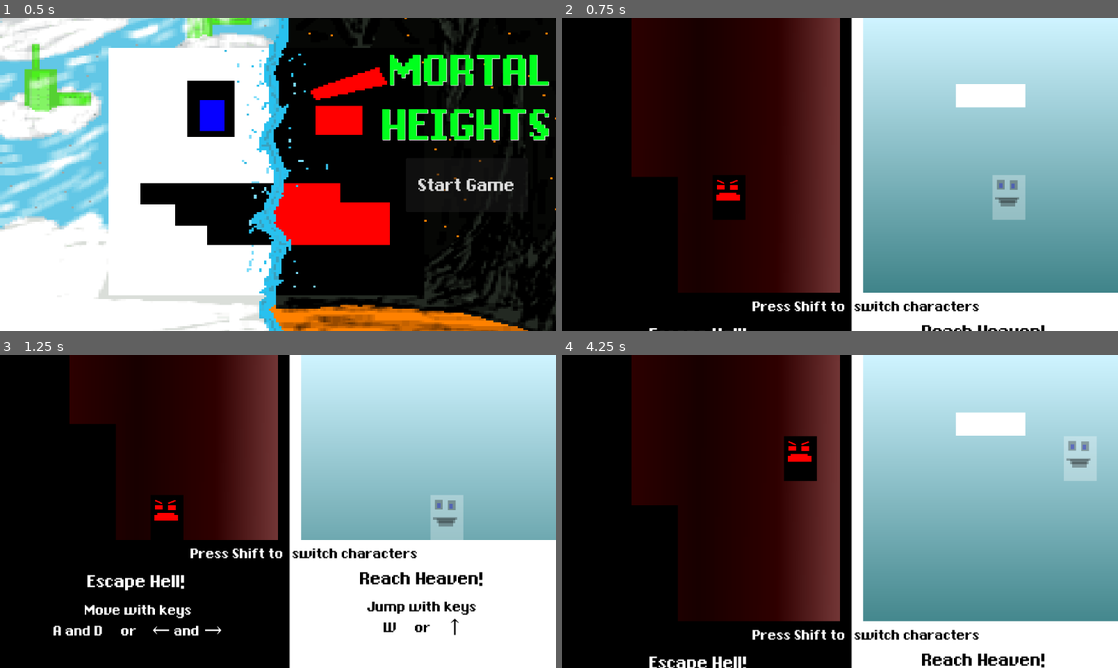
Above: before the commit, frames 1-4 (two rows, left to right).
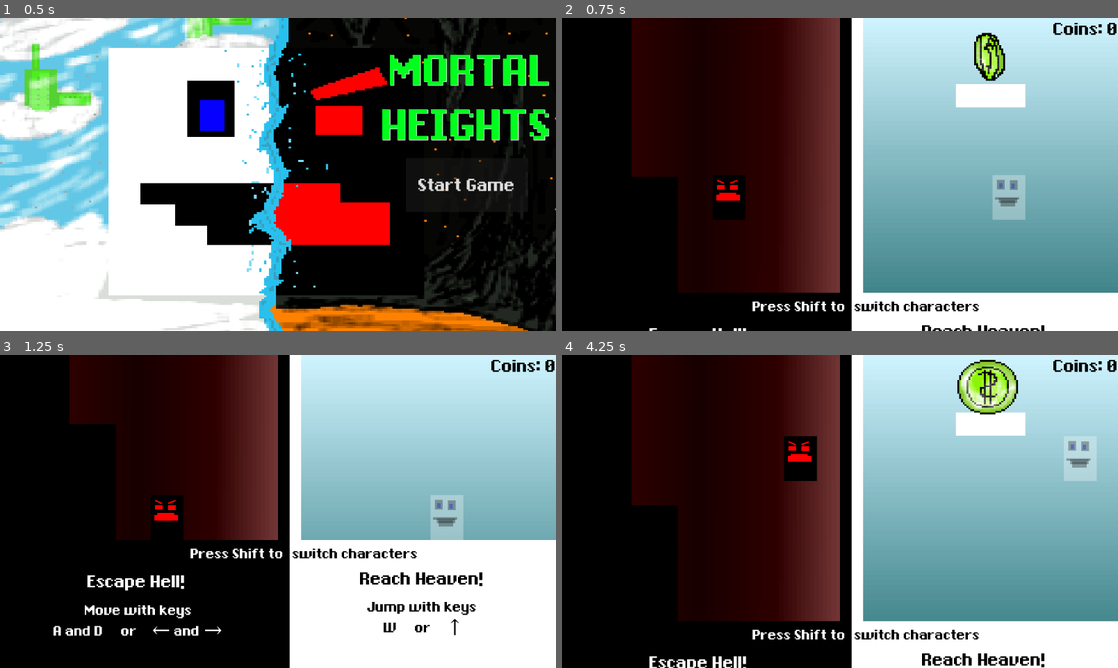
Above: after the commit, the same moments.

Repository: stefiscool/parrallel-platformer
Game: Godot game, scene res://scenes/title.tscn
Two runs of this game, one before a commit and one after it. Both use one fixed random seed, a clock stepped at 60 frames per second and the inputs below.
Inputs:
- Up to frame 1 (0.5 s): no input
- Up to frame 2 (0.75 s): click "Start Game" at 0.5 s
- Up to frame 3 (1.25 s): no input
- Up to frame 4 (4.25 s): hold Right (right) 1.28-2.78 s; tap Shift (switch) every 0.75 s from 1.35 to 3.6 s; tap W (jump) at 1.52, 2.27, 3.77 s; hold A (left) 2.78-3.53 s; hold Right (right) from 3.53 s (still down)

Frame 1 is identical in both runs. In frame 2, 1.2% of the frame differs, in the area x 15-100%, y 0-100%; in frame 3, 1.3%; in frame 4, 2.5%.

Commit message:
Added sprites to cannon,platform, and added coins on the heaven side

Diff:
--- a/Global.gd
+++ b/Global.gd
@@ -2,3 +2,4 @@
 
 var controllingleft = true
 var hidden_opacity = 0.3
+var coins = 0
--- a/project.godot
+++ b/project.godot
@@ -50,3 +50,7 @@
 "events": [Object(InputEventKey,"resource_local_to_scene":false,"resource_name":"","device":-1,"window_id":0,"alt_press …(182 unchanged characters)…
 ]
 }
+
+[rendering]
+
+textures/canvas_textures/default_texture_filter=0
--- a/scenes/cannon.tscn
+++ b/scenes/cannon.tscn
@@ -2,8 +2,8 @@
 
 [ext_resource type="PackedScene" uid="uid://dhu0cyhvhykk8" path="res://scenes/cannonball.tscn" id="1_inb1x"]
 [ext_resource type="Script" path="res://scripts/cannon.gd" id="1_wd3nx"]
-[ext_resource type="Theme" uid="uid://barwqdk4c6gp3" path="res://assets/theme.tres" id="2_lxtvp"]
 [ext_resource type="AudioStream" uid="uid://dunpiqs8nugs0" path="res://assets/cannon_fire_sfx.mp3" id="2_umblx"]
+[ext_resource type="Texture2D" uid="uid://b57wvuupdbu05" path="res://assets/cannon.png" id="4_58pl2"]
 
 [sub_resource type="Animation" id="Animation_57xov"]
 length = 0.001
@@ -77,27 +77,10 @@
 position = Vector2(70, 10.5)
 shape = SubResource("RectangleShape2D_eyhyd")
 
-[node name="ColorRect" type="ColorRect" parent="."]
-offset_left = -12.0
-offset_top = -24.0
-offset_right = 148.0
-offset_bottom = 47.0
-color = Color(0.20033, 0.20033, 0.20033, 1)
-
-[node name="ColorRect2" type="ColorRect" parent="."]
-offset_left = -23.0
-offset_top = -12.0
-offset_right = -13.0
-offset_bottom = 39.0
-color = Color(0.0534209, 0.0534209, 0.0534209, 1)
-
-[node name="Label" type="Label" parent="."]
-offset_left = -8.0
-offset_right = 136.0
-offset_bottom = 23.0
-theme = ExtResource("2_lxtvp")
-theme_override_font_sizes/font_size = 25
-text = "cannon of doom"
-
 [node name="CannonFireSFX" type="AudioStreamPlayer" parent="."]
 bus = &"SFX"
+
+[node name="Cannon" type="Sprite2D" parent="."]
+position = Vector2(61, 14)
+scale = Vector2(2.86816, 2.93945)
+texture = ExtResource("4_58pl2")
--- a/scenes/cannonball.tscn
+++ b/scenes/cannonball.tscn
@@ -1,7 +1,7 @@
-[gd_scene load_steps=3 format=3 uid="uid://dhu0cyhvhykk8"]
+[gd_scene load_steps=4 format=3 uid="uid://dhu0cyhvhykk8"]
 
 [ext_resource type="Script" path="res://scripts/cannonball.gd" id="1_a7s5t"]
-
+[ext_resource type="Texture2D" uid="uid://bqp68fxt2m4mm" path="res://assets/cannonball.png" id="2_pkvwx"]
 
 [sub_resource type="CircleShape2D" id="CircleShape2D_8ogxv"]
 radius = 16.0312
@@ -12,11 +12,7 @@
 [node name="CollisionShape2D" type="CollisionShape2D" parent="."]
 shape = SubResource("CircleShape2D_8ogxv")
 
-[node name="ColorRect" type="ColorRect" parent="."]
-offset_left = -17.0
-offset_top = -18.0
-offset_right = 20.0
-offset_bottom = 16.0
-color = Color(1, 0, 0, 1)
+[node name="Cannonball" type="Sprite2D" parent="."]
+texture = ExtResource("2_pkvwx")
 
 [connection signal="body_entered" from="." to="." method="_on_body_entered"]
--- /dev/null
+++ b/scenes/coin.tscn
@@ -0,0 +1,114 @@
+[gd_scene load_steps=17 format=3 uid="uid://63wgyoy41k7r"]
+
+[ext_resource type="Script" path="res://scripts/coin.gd" id="1_1ht0x"]
+[ext_resource type="Texture2D" uid="uid://bvju0v185ys4u" path="res://assets/coin.png" id="1_03t5m"]
+
+[sub_resource type="CircleShape2D" id="CircleShape2D_ntmmd"]
+radius = 53.0094
+
+[sub_resource type="AtlasTexture" id="AtlasTexture_jh3mg"]
+atlas = ExtResource("1_03t5m")
+region = Rect2(0, 0, 32, 32)
+
+[sub_resource type="AtlasTexture" id="AtlasTexture_knafb"]
+atlas = ExtResource("1_03t5m")
+region = Rect2(32, 0, 32, 32)
+
+[sub_resource type="AtlasTexture" id="AtlasTexture_mhw7k"]
+atlas = ExtResource("1_03t5m")
+region = Rect2(64, 0, 32, 32)
+
+[sub_resource type="AtlasTexture" id="AtlasTexture_1skmy"]
+atlas = ExtResource("1_03t5m")
+region = Rect2(0, 32, 32, 32)
+
+[sub_resource type="AtlasTexture" id="AtlasTexture_goq4j"]
+atlas = ExtResource("1_03t5m")
+region = Rect2(32, 32, 32, 32)
+
+[sub_resource type="AtlasTexture" id="AtlasTexture_ygv3o"]
+atlas = ExtResource("1_03t5m")
+region = Rect2(64, 32, 32, 32)
+
+[sub_resource type="AtlasTexture" id="AtlasTexture_unt72"]
+atlas = ExtResource("1_03t5m")
+region = Rect2(0, 64, 32, 32)
+
+[sub_resource type="AtlasTexture" id="AtlasTexture_ew6lc"]
+atlas = ExtResource("1_03t5m")
+region = Rect2(32, 64, 32, 32)
+
+[sub_resource type="AtlasTexture" id="AtlasTexture_tsgir"]
+atlas = ExtResource("1_03t5m")
+region = Rect2(64, 64, 32, 32)
+
+[sub_resource type="AtlasTexture" id="AtlasTexture_wq45r"]
+atlas = ExtResource("1_03t5m")
+region = Rect2(0, 96, 32, 32)
+
+[sub_resource type="AtlasTexture" id="AtlasTexture_45hnd"]
+atlas = ExtResource("1_03t5m")
+region = Rect2(32, 96, 32, 32)
+
+[sub_resource type="AtlasTexture" id="AtlasTexture_poiag"]
+atlas = ExtResource("1_03t5m")
+region = Rect2(64, 96, 32, 32)
+
+[sub_resource type="SpriteFrames" id="SpriteFrames_iftkh"]
+animations = [{
+"frames": [{
+"duration": 1.0,
+"texture": SubResource("AtlasTexture_jh3mg")
+}, {
+"duration": 1.0,
+"texture": SubResource("AtlasTexture_knafb")
+}, {
+"duration": 1.0,
+"texture": SubResource("AtlasTexture_mhw7k")
+}, {
+"duration": 1.0,
+"texture": SubResource("AtlasTexture_1skmy")
+}, {
+"duration": 1.0,
+"texture": SubResource("AtlasTexture_goq4j")
+}, {
+"duration": 1.0,
+"texture": SubResource("AtlasTexture_ygv3o")
+}, {
+"duration": 1.0,
+"texture": SubResource("AtlasTexture_unt72")
+}, {
+"duration": 1.0,
+"texture": SubResource("AtlasTexture_ew6lc")
+}, {
+"duration": 1.0,
+"texture": SubResource("AtlasTexture_tsgir")
+}, {
+"duration": 1.0,
+"texture": SubResource("AtlasTexture_wq45r")
+}, {
+"duration": 1.0,
+"texture": SubResource("AtlasTexture_45hnd")
+}, {
+"duration": 1.0,
+"texture": SubResource("AtlasTexture_poiag")
+}],
+"loop": true,
+"name": &"default",
+"speed": 25.0
+}]
+
+[node name="Coin" type="Area2D"]
+script = ExtResource("1_1ht0x")
+
+[node name="CollisionShape2D" type="CollisionShape2D" parent="."]
+shape = SubResource("CircleShape2D_ntmmd")
+
+[node name="AnimatedSprite2D" type="AnimatedSprite2D" parent="."]
+position = Vector2(1.90735e-06, 2)
+scale = Vector2(3.96094, 3.52344)
+sprite_frames = SubResource("SpriteFrames_iftkh")
+autoplay = "default"
+frame_progress = 0.790222
+
+[connection signal="body_entered" from="." to="." method="_on_body_entered"]
--- a/scenes/movingplatform.tscn
+++ b/scenes/movingplatform.tscn
@@ -1,18 +1,41 @@
-[gd_scene load_steps=2 format=3 uid="uid://dy6611tb38e5g"]
+[gd_scene load_steps=6 format=3 uid="uid://dy6611tb38e5g"]
+
+[ext_resource type="Texture2D" uid="uid://bk7h442hownt3" path="res://assets/platform.png" id="1_saymg"]
 
 [sub_resource type="RectangleShape2D" id="RectangleShape2D_4s4sp"]
 size = Vector2(242, 32)
 
+[sub_resource type="AtlasTexture" id="AtlasTexture_8e70d"]
+atlas = ExtResource("1_saymg")
+region = Rect2(0, 0, 64, 32)
+
+[sub_resource type="AtlasTexture" id="AtlasTexture_xb0gh"]
+atlas = ExtResource("1_saymg")
+region = Rect2(0, 32, 64, 32)
+
+[sub_resource type="SpriteFrames" id="SpriteFrames_ws8co"]
+animations = [{
+"frames": [{
+"duration": 1.0,
+"texture": SubResource("AtlasTexture_8e70d")
+}, {
+"duration": 1.0,
+"texture": SubResource("AtlasTexture_xb0gh")
+}],
+"loop": true,
+"name": &"default",
+"speed": 5.0
+}]
+
 [node name="Movingplatform" type="AnimatableBody2D"]
-
-[node name="ColorRect" type="ColorRect" parent="."]
-offset_left = -120.0
-offset_top = 3.0
-offset_right = 120.0
-offset_bottom = 35.0
-color = Color(0, 0.223529, 0, 1)
 
 [node name="CollisionShape2D" type="CollisionShape2D" parent="."]
 position = Vector2(1, 21)
 shape = SubResource("RectangleShape2D_4s4sp")
 one_way_collision = true
+
+[node name="AnimatedSprite2D" type="AnimatedSprite2D" parent="."]
+position = Vector2(0.749995, 32.5)
+scale = Vector2(3.94531, 3.15625)
+sprite_frames = SubResource("SpriteFrames_ws8co")
+autoplay = "default"
--- a/scenes/world.tscn
+++ b/scenes/world.tscn
@@ -6,13 +6,15 @@
 [ext_resource type="Script" path="res://scripts/Camera2D.gd" id="3_7iw7k"]
 [ext_resource type="PackedScene" uid="uid://b7krp413bgjm8" path="res://scenes/secondplayer.tscn" id="4_shj87"]
 [ext_resource type="PackedScene" uid="uid://dy6611tb38e5g" path="res://scenes/movingplatform.tscn" id="5_nxnnq"]
-[ext_resource type="PackedScene" path="res://scenes/heaven_background.tscn" id="7_6cbi7"]
-[ext_resource type="PackedScene" path="res://scenes/hell_background.tscn" id="8_yb70b"]
+[ext_resource type="PackedScene" uid="uid://63wgyoy41k7r" path="res://scenes/coin.tscn" id="5_q5lp0"]
+[ext_resource type="PackedScene" uid="uid://cqxtq0ek8p0pe" path="res://scenes/heaven_background.tscn" id="7_6cbi7"]
+[ext_resource type="PackedScene" uid="uid://bbrgwnkrxpms7" path="res://scenes/hell_background.tscn" id="8_yb70b"]
 [ext_resource type="Theme" uid="uid://barwqdk4c6gp3" path="res://assets/theme.tres" id="9_p5sok"]
 [ext_resource type="Script" path="res://scripts/Victory.gd" id="10_apw7l"]
 [ext_resource type="AudioStream" uid="uid://b1y5ofm858ls7" path="res://assets/Heaven_music.mp3" id="11_71usy"]
 [ext_resource type="AudioStream" uid="uid://b4ojjg0q5v2pp" path="res://assets/Hell_music.mp3" id="12_odgp1"]
 [ext_resource type="AudioStream" uid="uid://cfqjct3leuahm" path="res://assets/jump_sfx.mp3" id="13_r0e52"]
+[ext_resource type="Script" path="res://scripts/Coincounter.gd" id="14_fk56f"]
 
 [sub_resource type="Gradient" id="Gradient_g7ebt"]
 colors = PackedColorArray(0.6, 0.6, 0.6, 1, 0.6, 0.6, 0.6, 1)
@@ -810,6 +812,44 @@
 format = 2
 layer_0/tile_data = PackedInt32Array(524288, 458752, 7, 524289, 458752, 7, 524290, 458752, 7, 524291, 458752, 7, 524292 …(27578 unchanged characters)…
 
+[node name="Coins" type="Node2D" parent="."]
+
+[node name="Coin" parent="Coins" instance=ExtResource("5_q5lp0")]
+position = Vector2(882, -103)
+
+[node name="Coin2" parent="Coins" instance=ExtResource("5_q5lp0")]
+position = Vector2(1099, -318)
+
+[node name="Coin3" parent="Coins" instance=ExtResource("5_q5lp0")]
+position = Vector2(803, -729)
+
+[node name="Coin4" parent="Coins" instance=ExtResource("5_q5lp0")]
+position = Vector2(1045, -1374)
+
+[node name="Coin5" parent="Coins" instance=ExtResource("5_q5lp0")]
+position = Vector2(743, -2826)
+
+[node name="Coin7" parent="Coins" instance=ExtResource("5_q5lp0")]
+position = Vector2(692, -3275)
+
+[node name="Coin8" parent="Coins" instance=ExtResource("5_q5lp0")]
+position = Vector2(1053, -4400)
+
+[node name="Coin10" parent="Coins" instance=ExtResource("5_q5lp0")]
+position = Vector2(703, -4523)
+
+[node name="Coin11" parent="Coins" instance=ExtResource("5_q5lp0")]
+position = Vector2(1079, -5642)
+
+[node name="Coin12" parent="Coins" instance=ExtResource("5_q5lp0")]
+position = Vector2(695, -5206)
+
+[node name="Coin9" parent="Coins" instance=ExtResource("5_q5lp0")]
+position = Vector2(710, -3789)
+
+[node name="Coin6" parent="Coins" instance=ExtResource("5_q5lp0")]
+position = Vector2(935, -2303)
+
 [node name="Platforms" type="Node2D" parent="."]
 position = Vector2(181, 5)
 
@@ -943,4 +983,21 @@
 stream = ExtResource("13_r0e52")
 bus = &"SFX"
 
+[node name="UI" type="CanvasLayer" parent="."]
+
+[node name="VBoxContainer" type="VBoxContainer" parent="UI"]
+anchors_preset = 1
+anchor_left = 1.0
+anchor_right = 1.0
+offset_left = -47.0
+offset_bottom = 40.0
+grow_horizontal = 0
+
+[node name="Coincounter" type="Label" parent="UI/VBoxContainer"]
+layout_mode = 2
+theme = ExtResource("9_p5sok")
+theme_override_colors/font_color = Color(0, 0, 0, 1)
+text = "Coins:"
+script = ExtResource("14_fk56f")
+
 [connection signal="body_entered" from="Victory" to="Victory" method="_on_body_entered"]
--- a/scripts/Button.gd
+++ b/scripts/Button.gd
@@ -3,3 +3,4 @@
 
 func _on_pressed():
 	get_tree().change_scene_to_file("res://scenes/world.tscn")
+	Global.coins = 0
--- /dev/null
+++ b/scripts/Coincounter.gd
@@ -0,0 +1,4 @@
+extends Label
+
+func _process(_delta):
+	text = "Coins: " + str(Global.coins)
--- /dev/null
+++ b/scripts/coin.gd
@@ -0,0 +1,6 @@
+extends Area2D
+
+func _on_body_entered(body):
+	if body.name == "Player":
+		Global.coins += 1
+		queue_free()
Binary file added: assets/cannon.png
Not shown, added: assets/cannon.png.import
Binary file added: assets/cannonball.png
Not shown, added: assets/cannonball.png.import
Binary file added: assets/coin.png
Not shown, added: assets/coin.png.import
Binary file added: assets/platform.png
Not shown, added: assets/platform.png.import
Not shown: 1 places in scenes/game_over.tscn that only renumber resources
Not shown: 1 places in scenes/victory.tscn that only renumber resources
Not shown: 1 places in scenes/world.tscn that only renumber resources
